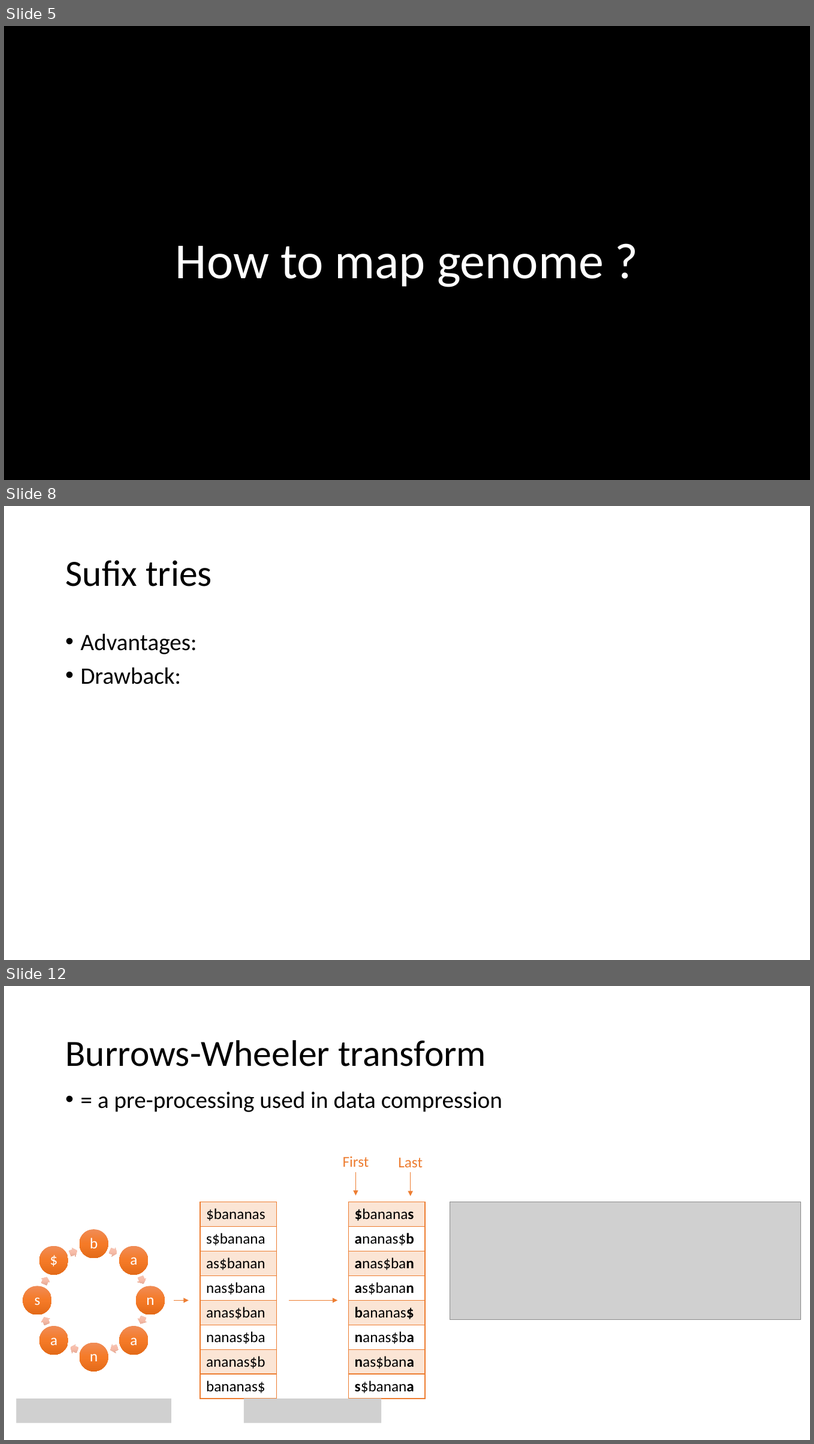
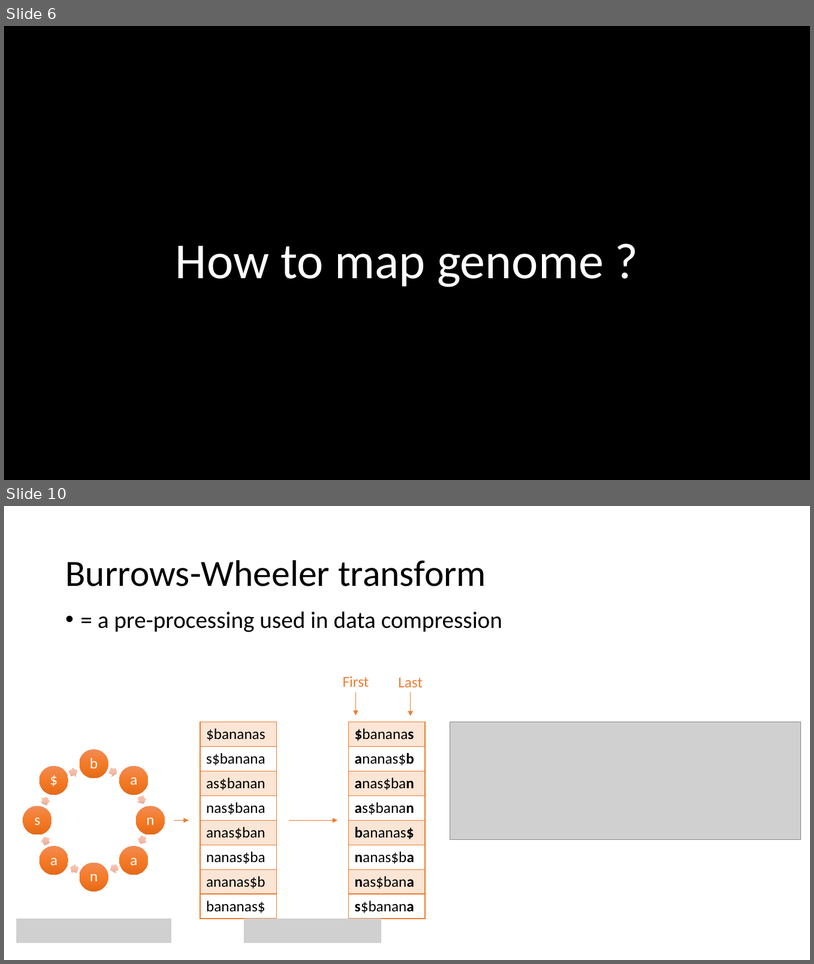
Before and after one commit to Coohrentiin/Index-structure-and-mapping, a slide deck: EXAM-Genome mapping.pptx. Shown one above the other, each under a label of ours: slides 5, 8 and 12 before the commit, slides 6 and 10 after it; the slides between them are not shown. The pictures are 814x1444 and 814x964 pixels, drawn with LibreOffice and Linux fonts; fonts in the diff are those of the drawing; grey boxes stand for pictures; background and template pictures are left out. Boxes give left, top, right and bottom in pixels: in the first picture for what was removed or moved away, otherwise in the second. Text is boxed around its words. In the diff, an @@ line names an element or a change of style, - is before the commit and + after.

```diff
--- a/EXAM-Genome mapping.pptx
+++ b/EXAM-Genome mapping.pptx
@@ slide 8 removed at <box>4,506,810,960</box>, background #FFFFFF @@
@@ title removed at <box>65,560,212,586</box> @@
-Sufix tries
@@ text removed at <box>81,633,197,684</box> @@
-• Advantages:
-• Drawback:
@@ what was slide 5 is now slide 6 @@
@@ what was slide 12 is now slide 10 @@
```
Also in this commit, not shown: 5 slides changed, 2 slides added, 3 other slides removed, 1 other file.
